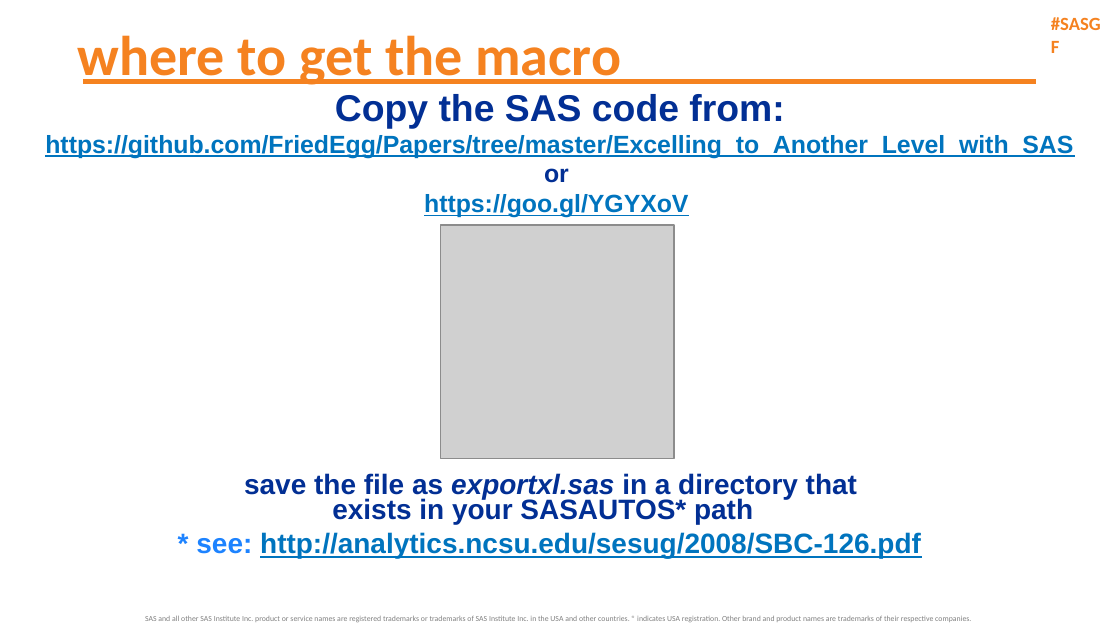
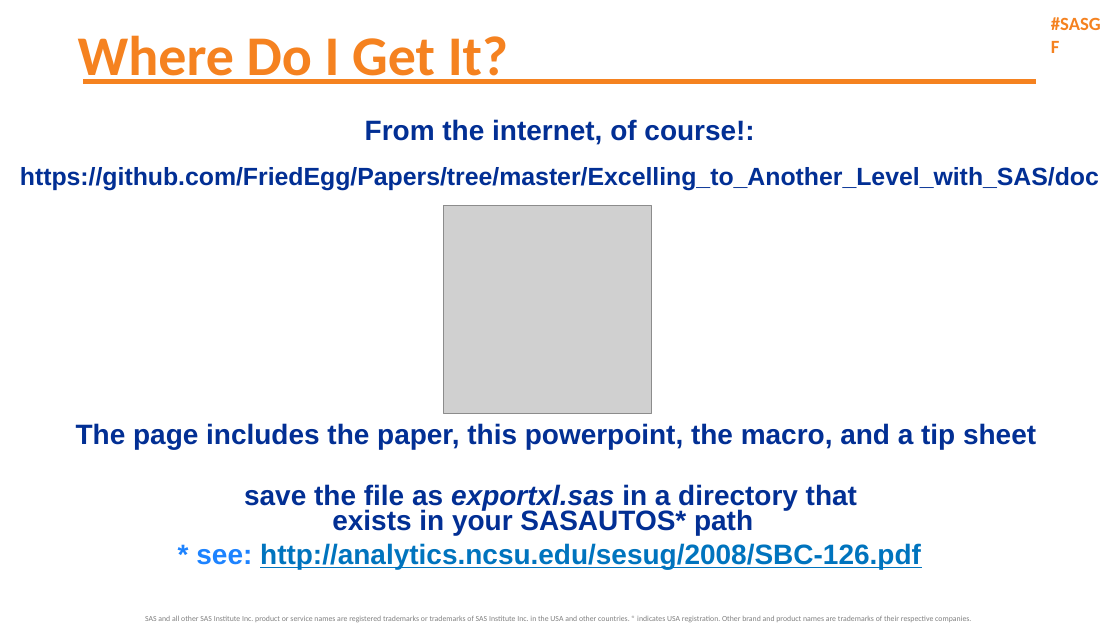
Before and after one commit to FriedEgg/Papers, a slide deck: slide 33 of Excelling_to_Another_Level_with_SAS/doc/2444-2018PowerPoint.pptx. Drawn at 1120x630 pixels with LibreOffice and Linux fonts; fonts in the diff are those of the drawing; grey boxes stand for pictures; background and template pictures are left out. Boxes give left, top, right and bottom in pixels: in the first picture for what was removed or moved away, otherwise in the second. Text is boxed around its words. In the diff, an @@ line names an element or a change of style, - is before the commit and + after.

Commit message:
Art sent me minor edits for Excelling to Another Level

```diff
--- a/Excelling_to_Another_Level_with_SAS/doc/2444-2018PowerPoint.pptx
+++ b/Excelling_to_Another_Level_with_SAS/doc/2444-2018PowerPoint.pptx
@@ text at bbox=[78, 35, 508, 84]: text changed @@
-where to get the macro
+Where Do I Get It?
@@ text at bbox=[20, 119, 1099, 191]: text changed; text colour #0074BE to #022F94 @@
-Copy the SAS code from:
-https://github.com/FriedEgg/Papers/tree/master/Excelling_to_Another_Level_with_SAS
-or
-https://goo.gl/YGYXoV
+From the internet, of course!:
+https://github.com/FriedEgg/Papers/tree/master/Excelling_to_Another_Level_with_SAS/doc
@@ picture: place and size @@
-picture at bbox=[441, 225, 674, 458]
+picture at bbox=[444, 206, 652, 414]
@@ text added at bbox=[76, 423, 1036, 449], 18 pt, text #022F94, bold @@
+The page includes the paper, this powerpoint, the macro, and a tip sheet
@@ text "save the file as exportxl.sas ...": place and size @@
-text "save the file as exportxl.sas ..." at bbox=[244, 473, 857, 525]
+text "save the file as exportxl.sas ..." at bbox=[244, 484, 857, 535]
@@ text "* see: http://analytics.ncsu.edu/sesug/2008/SBC-126.pdf": place and size @@
-text "* see: http://analytics.ncsu.edu/sesug/2008/SBC-126.pdf" at bbox=[196, 532, 921, 558]
+text "* see: http://analytics.ncsu.edu/sesug/2008/SBC-126.pdf" at bbox=[196, 543, 921, 569]
```
Also in this commit, not shown: 1 other slide changed, 2 slides added, 2 other files.
